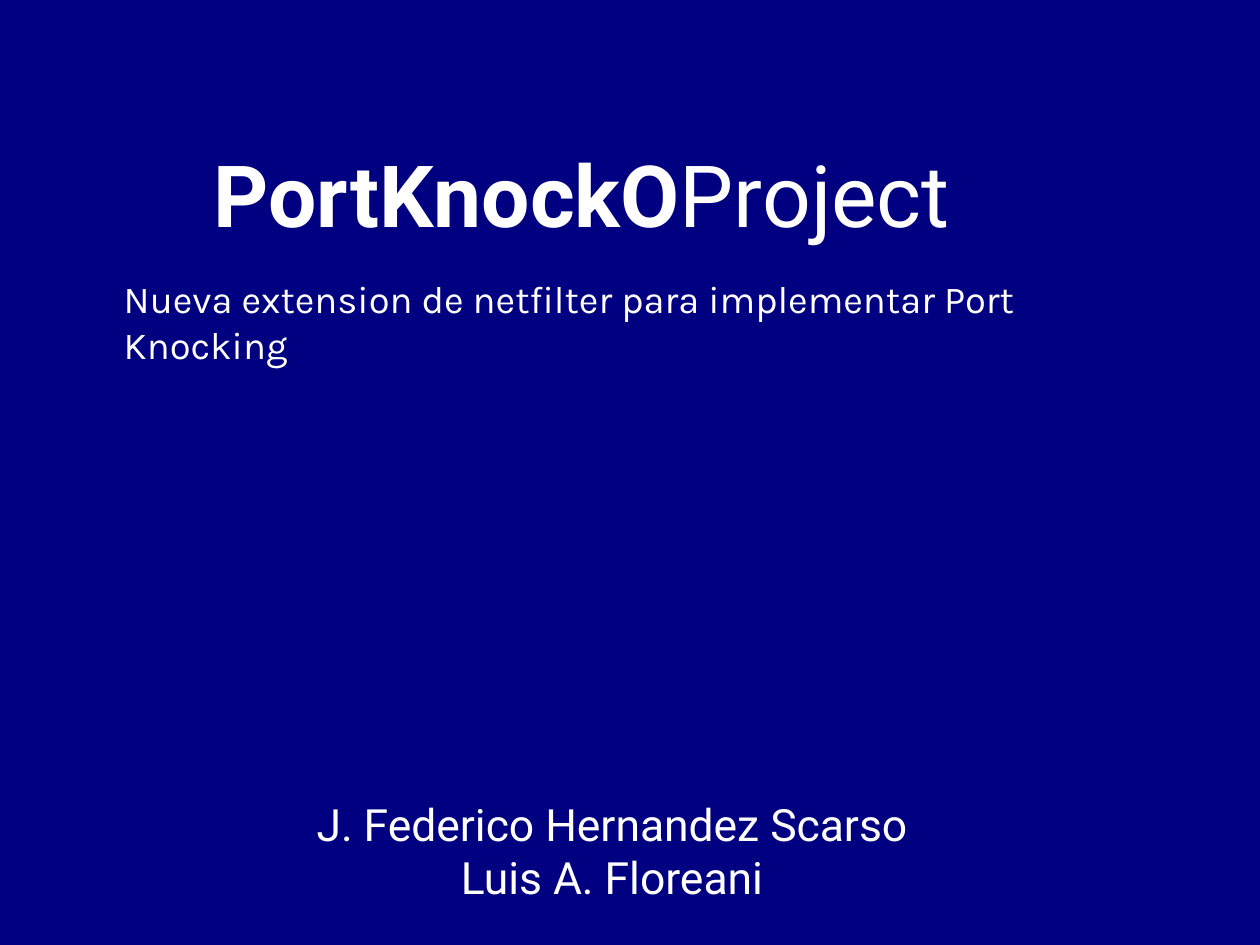
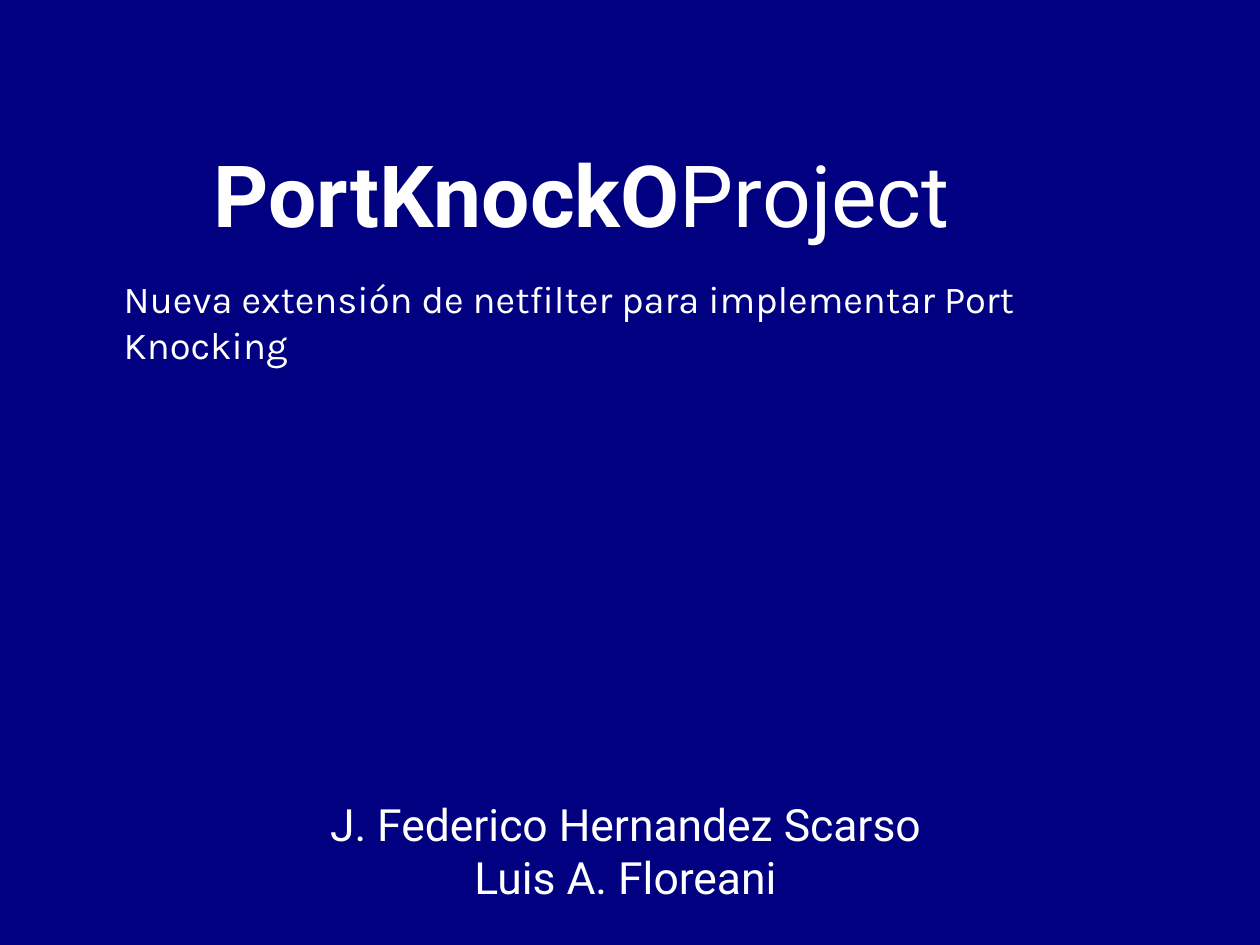
Before and after one commit to BackupTheBerlios/portknocko-svn, a slide deck: slide 1 of trunk/jornadas/jornadas.odp. Drawn at 1260x945 pixels with LibreOffice and Linux fonts; fonts in the diff are those of the drawing. Boxes give left, top, right and bottom in pixels: in the first picture for what was removed or moved away, otherwise in the second. Text is boxed around its words. In the diff, an @@ line names an element or a change of style, - is before the commit and + after.

```diff
--- a/trunk/jornadas/jornadas.odp
+++ b/trunk/jornadas/jornadas.odp
@@ text at [124,284,1014,369]: text changed @@
-Nueva extension de netfilter para implementar Port Knocking
+Nueva extensión de netfilter para implementar Port Knocking
@@ text "J. Federico Hernandez Scarso": place and size @@
-text "J. Federico Hernandez Scarso" at [317,807,907,895]
+text "J. Federico Hernandez Scarso" at [330,807,921,895]
```
Also in this commit, not shown: 9 other slides changed, 1 slide added.
